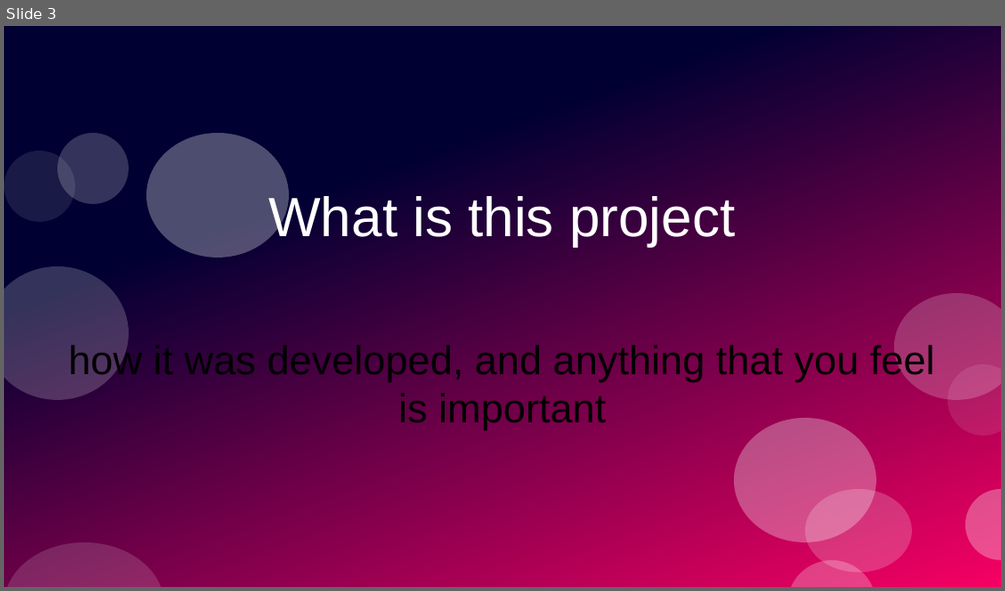
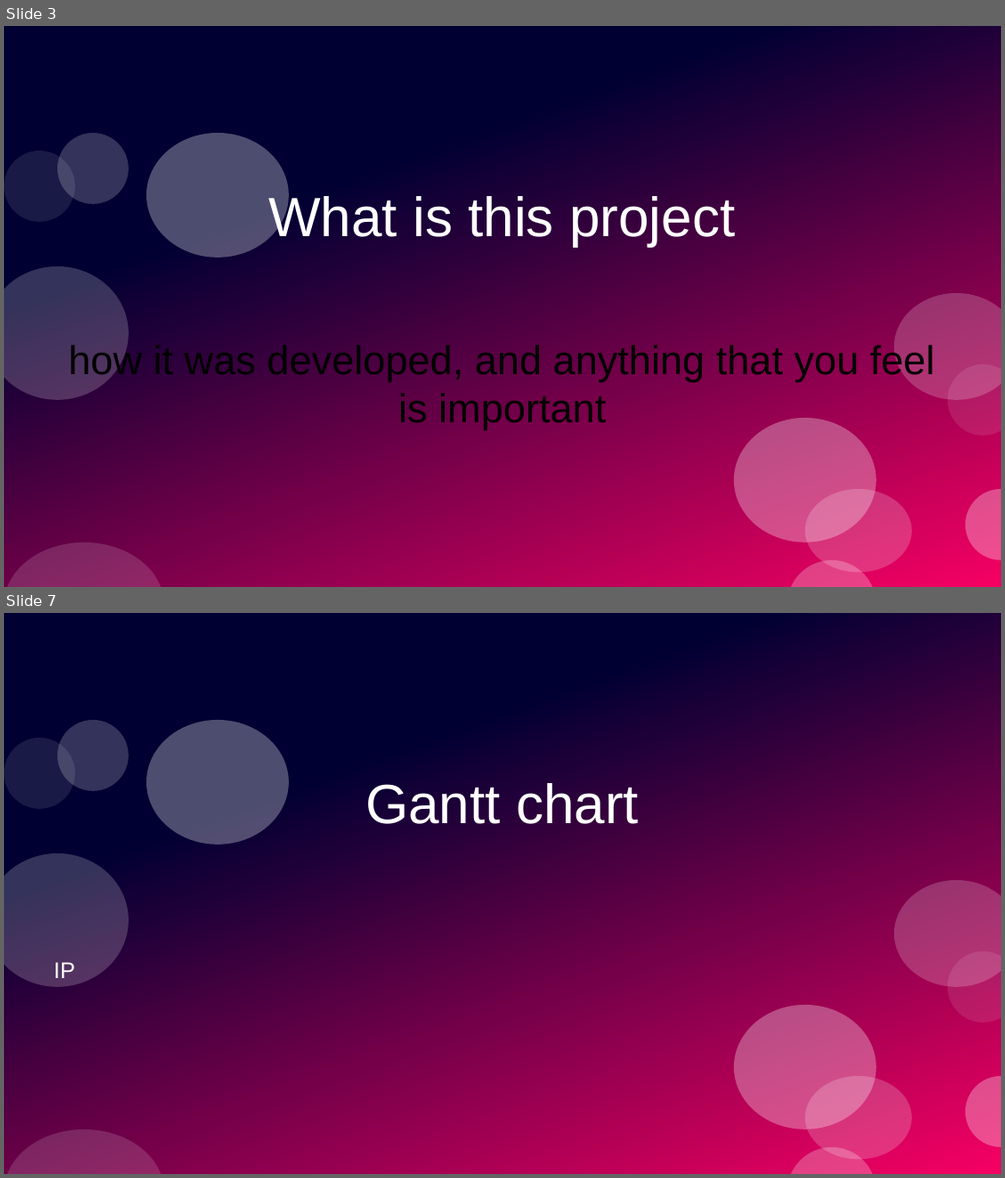
Before and after one commit to PrototypeProto/COP_4331_Small-Project, a slide deck: Pres.pptx. Shown one above the other, each under a label of ours: slide 3 before the commit, slides 3 and 7 after it; the slides between them are not shown. The pictures are 1005x591 and 1005x1178 pixels, drawn with LibreOffice and Linux fonts; fonts in the diff are those of the drawing. Boxes give left, top, right and bottom in pixels: in the first picture for what was removed or moved away, otherwise in the second. Text is boxed around its words. In the diff, an @@ line names an element or a change of style, - is before the commit and + after.

```diff
--- a/Pres.pptx
+++ b/Pres.pptx
@@ slide 7 added at box(4, 613, 1001, 1174), background #FFFFFF; not listed: 12 template elements that a slide beside it also shows @@
@@ title added at box(365, 783, 639, 824), 44 pt, text #FFFFFF @@
+Gantt chart
@@ subtitle added at box(54, 962, 75, 978), 18 pt, text #FFFFFF @@
+IP
```
Also in this commit, not shown: 2 slides changed, 8 other slides added, 5 slides removed.
